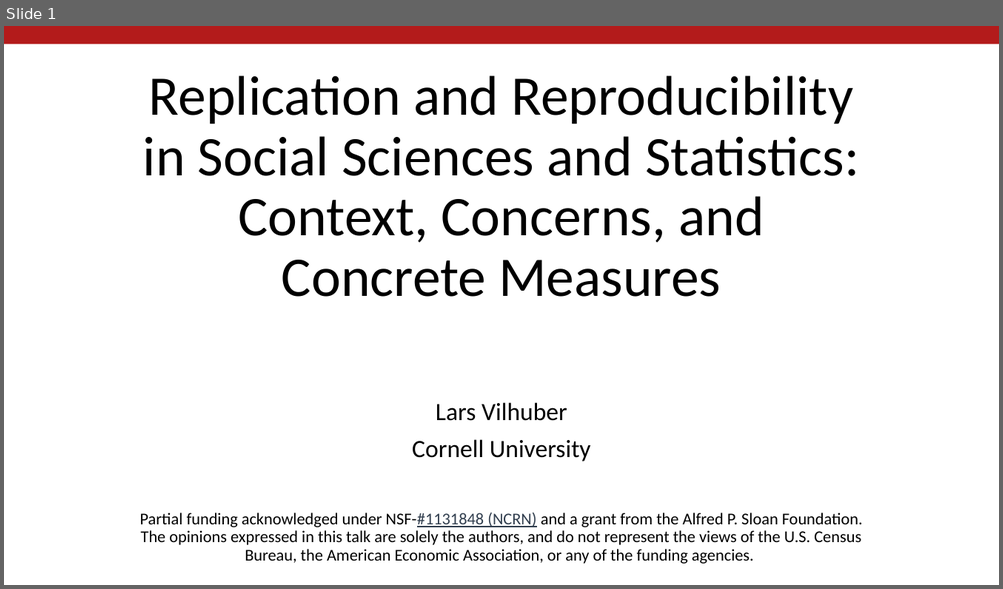
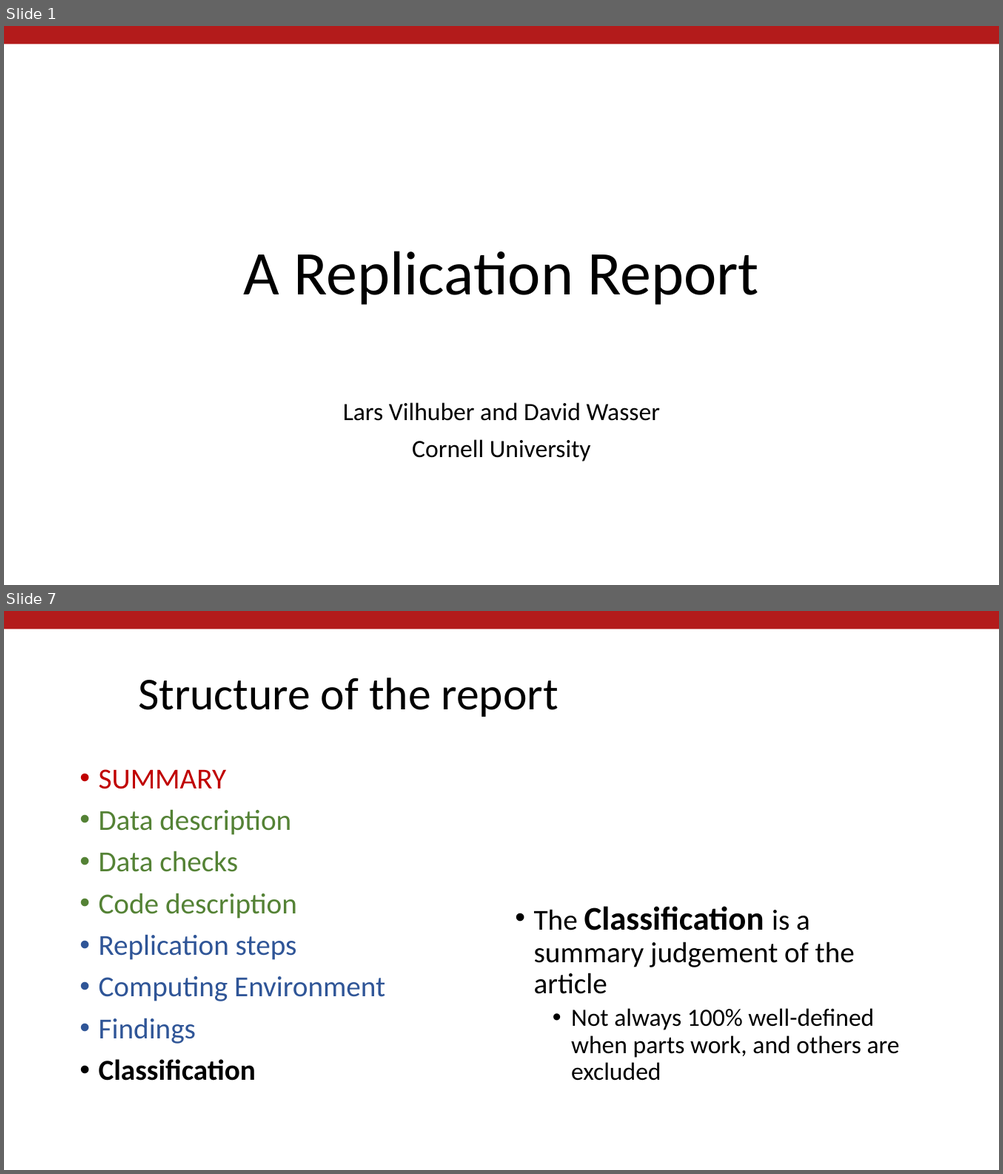
Before and after one commit to labordynamicsinstitute/replicability-training, a slide deck: Fall 2019/Overview-Motivation-AEA-Replication.pptx. Shown one above the other, each under a label of ours: slide 1 before the commit, slides 1 and 7 after it; the slides between them are not shown. The pictures are 1003x589 and 1003x1174 pixels, drawn with LibreOffice and Linux fonts; fonts in the diff are those of the drawing; background and template pictures are left out. Boxes give left, top, right and bottom in pixels: in the first picture for what was removed or moved away, otherwise in the second. Text is boxed around its words. In the diff, an @@ line names an element or a change of style, - is before the commit and + after.

```diff
--- a/Fall 2019/Overview-Motivation-AEA-Replication.pptx
+++ b/Fall 2019/Overview-Motivation-AEA-Replication.pptx
@@ slide 7 added at box(4, 611, 999, 1170), background #FFFFFF; not listed: 1 template element that a slide beside it also shows @@
@@ title added at box(138, 678, 558, 717), 44 pt, text #000000 @@
+Structure of the report
@@ text added at box(99, 769, 385, 1081), 28 pt, text #2F5597 @@
+• SUMMARY
+• Data description
+• Data checks
+• Code description
+• Replication steps
+• Computing Environment
+• Findings
+• Classification
@@ text added at box(534, 906, 899, 1081), 24 pt, text #000000 @@
+• The Classification is a summary judgement of the article
+  • Not always 100% well-defined when parts work, and others are excluded
@@ slide 1 changed as well @@
@@ title at box(244, 251, 759, 305): text changed; size 54 to 60 pt @@
-Replication and Reproducibility in Social Sciences and Statistics: Context, Concerns, and Concrete Measures
+A Replication Report
@@ subtitle at box(343, 403, 660, 421): text changed @@
-Lars Vilhuber
+Lars Vilhuber and David Wasser
@@ subtitle at box(140, 513, 862, 564): paragraph removed @@
-Partial funding acknowledged under NSF-#1131848 (NCRN) and a grant from the Alfred P. Sloan Foundation.
-The opinions expressed in this talk are solely the authors, and do not represent the views of the U.S. Census Bureau, the American Economic Association, or any of the funding agencies.
```
Also in this commit, not shown: 5 other slides added, 27 slides removed.
